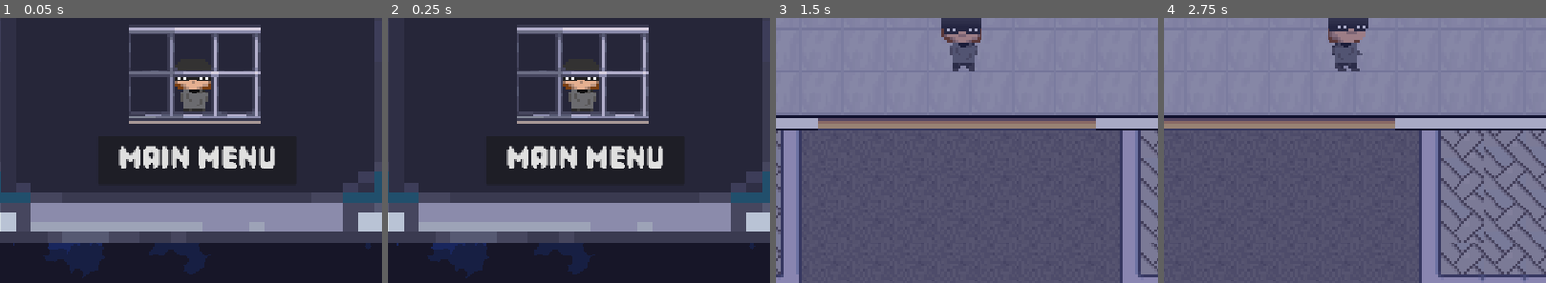
Above: before the commit, frames 1-4 (left to right).
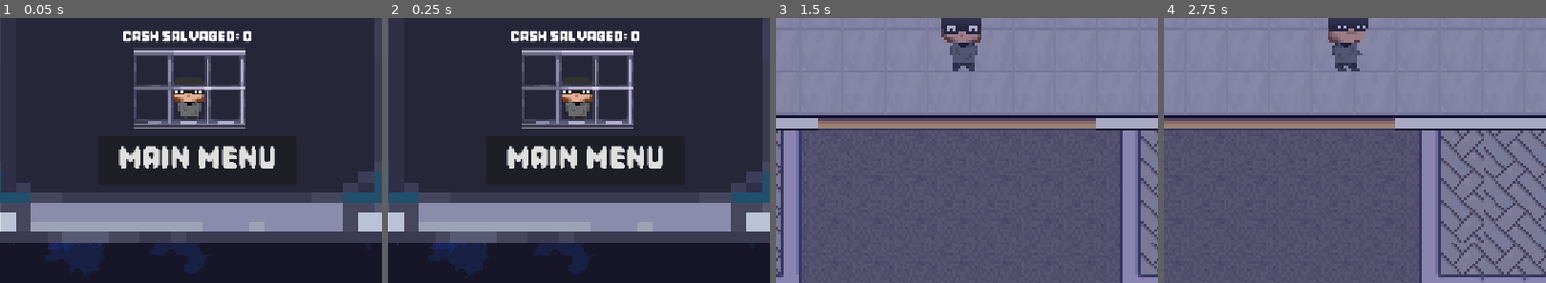
Above: after the commit, the same moments.

Repository: JaviMtz02/SeniorProject2025
Game: Godot game, scene res://Scenes/Menus/lose_screen.tscn
Two runs of this game, one before a commit and one after it. Both use one fixed random seed, a clock stepped at 60 frames per second and the inputs below. This scene is started directly instead of the project's main scene.
Inputs (mouse positions are % of the whole screen's width and height, from its top left):
- Up to frame 1 (0.05 s): no input
- Up to frame 2 (0.25 s): no input
- Up to frame 3 (1.5 s): click "Main Menu" at 0.5 s; click "Museum" at 1.25 s
- Up to frame 4 (2.75 s): tap Enter at 2 s; move the mouse to (72, 45) at 2.02 s; hold Right (right) from 2.03 s (still down); hold M (open_minigame) from 2.03 s (still down); click (72, 45) at 2.17 s
The pictures show only the part of the screen within x 26-76%, y 47-97%; the shares and areas given below are measured in that part.

The runs differ from the first frame. In frame 1, 7.2% of the frame differs, in the area x 32-69%, y 3-42%; in frame 2, 7.2%; in frame 3, less than 0.1%; in frame 4, nothing differs.

Commit message:
Added Lab level Music and connected win/lose screens to lab level

Diff:
--- a/Scenes/Burglar/burglar.gd
+++ b/Scenes/Burglar/burglar.gd
@@ -29,6 +29,10 @@
 var in_minigame: bool = false
 var minigames_won: int = 0
 
+signal time_warning
+signal out_of_time
+signal level_complete
+
 func _ready() -> void:
 	# Disables the UI and input process for players that aren't yourself
 	if MultiplayerManager.is_multiplayer() and int(name) != multiplayer.get_unique_id():
@@ -43,6 +47,8 @@
 		var level_data = level_node.get_level_data()
 		time_minutes = level_data["time_minutes"]
 		time_seconds = level_data["time_seconds"]
+	if level_node.has_method("connect_signals"):
+		level_node.connect_signals(self)
 
 
 	# Dynamically add bag capacity and adds condition for when no bag is equipped
@@ -83,6 +89,7 @@
 		try_pick_up_loot(curr_loot)
 
 	if event.is_action_pressed("open_minigame") and curr_minigame != null and  in_minigame == false:
+		$SFX/FootSteps.stop() # footsteps sound stops regardless of current burglar state
 		if curr_minigame.first_time:
 			curr_minigame.open_minigame()
 			curr_minigame.minigame_won.connect(_on_minigame_won)
@@ -135,7 +142,12 @@
 		else:
 			time_label.text = str(time_minutes) + ":" + str(time_seconds)
 
-		if time_minutes == 0 and time_seconds == 0:
+		if time_minutes == 0 and time_seconds == 59:
+			time_label.add_theme_color_override("font_color", Color(1.0, 0.4, 0.4))
+			time_warning.emit()
+		if time_minutes <= 0 and time_seconds <= 0:
+			$AnimatedSprite2D.play("throw_front")
+			out_of_time.emit()
 			timer.stop()
 		## When timer ends, screen that shows stats will come out
 
--- a/Scenes/Burglar/burglar.tscn
+++ b/Scenes/Burglar/burglar.tscn
@@ -166,22 +166,22 @@
 "speed": 3.0
 }]
 
-[sub_resource type="AtlasTexture" id="AtlasTexture_7xkt7"]
+[sub_resource type="AtlasTexture" id="AtlasTexture_2seoc"]
 atlas = ExtResource("9_5r1v8")
-region = Rect2(16, 0, 16, 16)
-
-[sub_resource type="AtlasTexture" id="AtlasTexture_gwu2x"]
+region = Rect2(16, 0, 16, 21)
+
+[sub_resource type="AtlasTexture" id="AtlasTexture_7o3va"]
 atlas = ExtResource("9_5r1v8")
-region = Rect2(0, 0, 16, 16)
+region = Rect2(0, 0, 16, 21)
 
 [sub_resource type="SpriteFrames" id="SpriteFrames_q8sf3"]
 animations = [{
 "frames": [{
 "duration": 1.0,
-"texture": SubResource("AtlasTexture_7xkt7")
-}, {
-"duration": 1.0,
-"texture": SubResource("AtlasTexture_gwu2x")
+"texture": SubResource("AtlasTexture_2seoc")
+}, {
+"duration": 1.0,
+"texture": SubResource("AtlasTexture_7o3va")
 }],
 "loop": true,
 "name": &"default",
@@ -224,7 +224,7 @@
 
 [node name="AnimatedSprite2D" type="AnimatedSprite2D" parent="."]
 sprite_frames = SubResource("SpriteFrames_ng3gl")
-animation = &"forward"
+animation = &"throw_front"
 
 [node name="CollisionShape2D" type="CollisionShape2D" parent="."]
 position = Vector2(1, 2.5)
@@ -308,8 +308,9 @@
 frame_progress = 0.388927
 
 [node name="MinigameButton" type="AnimatedSprite2D" parent="Camera2D/Control"]
-position = Vector2(146, 182)
+position = Vector2(145, 177)
 sprite_frames = SubResource("SpriteFrames_q8sf3")
+autoplay = "default"
 
 [node name="StateMachine" type="Node" parent="." node_paths=PackedStringArray("initial_node_state")]
 script = ExtResource("2_umsxp")
--- a/Scenes/Lab Level/Blue Guard/blue_guard.tscn
+++ b/Scenes/Lab Level/Blue Guard/blue_guard.tscn
@@ -11,6 +11,8 @@
 [ext_resource type="Script" uid="uid://dr5aesj4sfq0g" path="res://Scenes/Lab Level/Blue Guard/follow_burglar_state.gd" id="6_26kga"]
 [ext_resource type="Script" uid="uid://4tm3l0hm87sm" path="res://Scenes/Lab Level/Blue Guard/hurt_state.gd" id="9_6d3f3"]
 [ext_resource type="Script" uid="uid://fqhxs1n6c6uj" path="res://Scenes/Lab Level/Blue Guard/dead_state.gd" id="10_hdx4m"]
+[ext_resource type="AudioStream" uid="uid://csp6tl54g210e" path="res://Sounds/hurt_5.mp3" id="12_5x7en"]
+[ext_resource type="AudioStream" uid="uid://b0hwfkbo52u6c" path="res://Sounds/enemy_dying.wav" id="12_ojb6t"]
 
 [sub_resource type="AtlasTexture" id="AtlasTexture_x3umv"]
 atlas = ExtResource("1_keeug")
@@ -327,4 +329,12 @@
 [node name="CollisionShape2D" type="CollisionShape2D" parent="DetectionRadius"]
 shape = SubResource("CircleShape2D_rqmrt")
 
+[node name="SFX" type="Node" parent="."]
+
+[node name="Dead" type="AudioStreamPlayer2D" parent="SFX"]
+stream = ExtResource("12_ojb6t")
+
+[node name="Hurt" type="AudioStreamPlayer2D" parent="SFX"]
+stream = ExtResource("12_5x7en")
+
 [connection signal="body_entered" from="DetectionRadius" to="StateMachine/Walk" method="_on_detection_radius_body_entered"]
--- a/Scenes/Lab Level/Blue Guard/dead_state.gd
+++ b/Scenes/Lab Level/Blue Guard/dead_state.gd
@@ -14,6 +14,7 @@
 	pass
 
 func _on_enter() -> void:
+	$"../../SFX/Dead".play()
 	guard.velocity = Vector2.ZERO
 	guard.move_and_slide()
 	# play some dying sound here
--- a/Scenes/Lab Level/Blue Guard/hurt_state.gd
+++ b/Scenes/Lab Level/Blue Guard/hurt_state.gd
@@ -49,6 +49,7 @@
 			anim.play("hurt_back")
 
 func _on_exit() -> void:
+	$"../../SFX/Hurt".play()
 	hurt_state_timer.stop()
 	nav_agent.avoidance_enabled = true
 	#anim.stop()
--- a/Scenes/Lab Level/Green Guard/dead_state.gd
+++ b/Scenes/Lab Level/Green Guard/dead_state.gd
@@ -17,6 +17,7 @@
 	pass
 
 func _on_enter() -> void:
+	$"../../SFX/Dead".play()
 	green_guard.velocity = Vector2.ZERO
 	green_guard.move_and_slide()
 	# play some dying sound here
--- a/Scenes/Lab Level/Green Guard/green_guard.tscn
+++ b/Scenes/Lab Level/Green Guard/green_guard.tscn
@@ -12,6 +12,8 @@
 [ext_resource type="PackedScene" uid="uid://ddyh75u8l8fm5" path="res://Scenes/Weapons/green_beaker_hit_box.tscn" id="7_c2dee"]
 [ext_resource type="Script" uid="uid://mcmyp4c28b70" path="res://Scenes/Lab Level/Green Guard/hurt_state.gd" id="9_6uvia"]
 [ext_resource type="Script" uid="uid://d3mdm4qw4241l" path="res://Scenes/Lab Level/Green Guard/dead_state.gd" id="11_qrf3r"]
+[ext_resource type="AudioStream" uid="uid://dfwhfw4bdsjyr" path="res://Sounds/hurt_3.mp3" id="13_hsu20"]
+[ext_resource type="AudioStream" uid="uid://b0hwfkbo52u6c" path="res://Sounds/enemy_dying.wav" id="14_bcl7g"]
 
 [sub_resource type="AtlasTexture" id="AtlasTexture_41mn3"]
 atlas = ExtResource("1_xsboy")
@@ -317,4 +319,13 @@
 [node name="CollisionShape2D" type="CollisionShape2D" parent="DetectorRadius"]
 shape = SubResource("CircleShape2D_hy8ib")
 
+[node name="SFX" type="Node" parent="."]
+
+[node name="Hurt" type="AudioStreamPlayer2D" parent="SFX"]
+stream = ExtResource("13_hsu20")
+
+[node name="Dead" type="AudioStreamPlayer2D" parent="SFX"]
+stream = ExtResource("14_bcl7g")
+bus = &"SFX_normal"
+
 [connection signal="body_entered" from="DetectorRadius" to="StateMachine/Walk" method="_on_detector_radius_body_entered"]
--- a/Scenes/Lab Level/Green Guard/hurt_state.gd
+++ b/Scenes/Lab Level/Green Guard/hurt_state.gd
@@ -28,6 +28,7 @@
 		transition.emit("Walk")
 
 func _on_enter() -> void:
+	$"../../SFX/Hurt".play()
 	var direction = get_parent().last_direction
 	green_guard.velocity = Vector2.ZERO
 	green_guard.move_and_slide()
--- a/Scenes/Lab Level/Interactables/portal.tscn
+++ b/Scenes/Lab Level/Interactables/portal.tscn
@@ -174,7 +174,9 @@
 radius = 6.0
 height = 42.0
 
-[node name="Portal" type="Area2D" node_paths=PackedStringArray("portal", "anim")]
+[node name="Portal" type="Area2D" node_paths=PackedStringArray("portal", "anim") groups=["winning_items"]]
+collision_layer = 18
+collision_mask = 18
 script = ExtResource("1_ea4go")
 portal = NodePath(".")
 anim = NodePath("AnimatedSprite2D")
--- a/Scenes/Lab Level/Lab Guard/lab_guard.tscn
+++ b/Scenes/Lab Level/Lab Guard/lab_guard.tscn
@@ -337,9 +337,6 @@
 stream = ExtResource("14_vvcjb")
 bus = &"SFX_normal"
 
-[node name="Angry" type="AudioStreamPlayer2D" parent="SFX"]
-bus = &"SFX_normal"
-
 [node name="DetectionRadius" type="Area2D" parent="."]
 
 [node name="CollisionShape2D" type="CollisionShape2D" parent="DetectionRadius"]
--- a/Scenes/Lab Level/Lab Scripts/portal.gd
+++ b/Scenes/Lab Level/Lab Scripts/portal.gd
@@ -4,7 +4,7 @@
 @export var anim: AnimatedSprite2D
 @export var orb: Area2D
 
-@onready var burglar: CharacterBody2D = get_tree().get_first_node_in_group("Burglar")
+signal level_complete
 
 func _ready() -> void:
 	orb.connect("open_portal", Callable(self, "_on_portal_opened"))
@@ -13,11 +13,10 @@
 
 
 func _on_body_entered(body: Node2D) -> void:
-	if body == burglar:
-		print("YOU WIN")
+	if body.is_in_group("Burglar"):
+		level_complete.emit()
 
 func _on_portal_opened() -> void:
-	print("i am open!")
 	portal.show()
 	anim.play("portal_opening")
 	await anim.animation_finished
--- a/Scenes/Lab Level/Red Guard/dead_state.gd
+++ b/Scenes/Lab Level/Red Guard/dead_state.gd
@@ -14,6 +14,7 @@
 	pass
 
 func _on_enter() -> void:
+	$"../../SFX/Dead".play()
 	guard.velocity = Vector2.ZERO
 	guard.move_and_slide()
 	# play some dying sound here
--- a/Scenes/Lab Level/Red Guard/red_guard.tscn
+++ b/Scenes/Lab Level/Red Guard/red_guard.tscn
@@ -10,6 +10,8 @@
 [ext_resource type="Script" uid="uid://d4ctiiaw8p7hx" path="res://Scenes/Lab Level/Red Guard/follow_burglar_state.gd" id="6_xg3yt"]
 [ext_resource type="Script" uid="uid://baukx5s33l22h" path="res://Scenes/Lab Level/Red Guard/dead_state.gd" id="8_1qavp"]
 [ext_resource type="Texture2D" uid="uid://kawayol40m2s" path="res://Assets/Sprites/UI/knife.png" id="8_dvggu"]
+[ext_resource type="AudioStream" uid="uid://b7h2vrfp5us08" path="res://Sounds/hurt_4.mp3" id="11_kmtw6"]
+[ext_resource type="AudioStream" uid="uid://b0hwfkbo52u6c" path="res://Sounds/enemy_dying.wav" id="12_epum4"]
 
 [sub_resource type="AtlasTexture" id="AtlasTexture_fiujg"]
 atlas = ExtResource("1_aejxo")
@@ -280,4 +282,14 @@
 [node name="CollisionShape2D" type="CollisionShape2D" parent="DetectionRadius"]
 shape = SubResource("CircleShape2D_2cwqu")
 
+[node name="SFX" type="Node" parent="."]
+
+[node name="Hurt" type="AudioStreamPlayer2D" parent="SFX"]
+stream = ExtResource("11_kmtw6")
+bus = &"SFX_normal"
+
+[node name="Dead" type="AudioStreamPlayer2D" parent="SFX"]
+stream = ExtResource("12_epum4")
+bus = &"SFX_normal"
+
 [connection signal="body_entered" from="DetectionRadius" to="StateMachine/Walk" method="_on_detection_radius_body_entered"]
--- a/Scenes/Lab Level/Red Guard/walk_state.gd
+++ b/Scenes/Lab Level/Red Guard/walk_state.gd
@@ -111,7 +111,8 @@
 		red_guard.take_damage(damage_val)
 		emote.show()
 		max_speed += 3
-		# add some sound here with an await, after that the emote goes away
+		$"../../SFX/Hurt".play()
+		await $"../../SFX/Hurt".finished
 		emote.hide()
 
 func _on_detection_radius_body_entered(body: Node2D) -> void:
--- a/Scenes/Lab Level/lab.gd
+++ b/Scenes/Lab Level/lab.gd
@@ -2,11 +2,17 @@
 
 @onready var loot: Node = $Loot
 @onready var coins: Node = $Coins
+@onready var portal: Area2D = $Portal
+
+const WIN_SCREEN: String = "res://Scenes/Menus/EndScreen.tscn"
+const LOSE_SCREEN: String = "res://Scenes/Menus/lose_screen.tscn"
 
 var max_loot: int = 0
 var total_value: int = 0
 var loot_obtained = 0
 var minigames_won = 0 # Used to add up the amount of minigames won
+var collected_all_loot: bool = false
+var won_all_minigames: bool = false
 
 @export var level_time_seconds = 59
 @export var level_time_minutes = 1
@@ -15,6 +21,8 @@
 func _ready() -> void:
 	# This gets the amount of scenens in the loot and coins node, this will be useful for
 	# the achievement system that I (Javi) want to incorporate
+	$Sounds/LevelMusic.play()
+	portal.level_complete.connect(on_level_complete)
 	max_loot = loot.get_children().size() + coins.get_children().size()
 
 func get_level_data() -> Dictionary:
@@ -22,6 +30,30 @@
 		"time_minutes" : level_time_minutes,
 		"time_seconds" : level_time_seconds
 	}
+
+func connect_signals(player) -> void:
+	player.time_warning.connect(on_time_warning)
+	player.out_of_time.connect(on_out_of_time)
+
 func deposit_loot(value: int, loot_amount: int) -> void:
 	total_value += value
 	loot_obtained += loot_amount
+
+func on_time_warning() -> void:
+	$Sounds/TimeWarning.play()
+	$Sounds/LevelMusic.pitch_scale = 1.5
+
+func on_out_of_time() -> void:
+	GameManager.get_level_data(total_value, loot_obtained, false, false)
+	$Sounds/LevelMusic.stop()
+	$Sounds/LevelFailed.play()
+	await $Sounds/LevelFailed.finished
+	get_tree().change_scene_to_file(LOSE_SCREEN)
+
+func on_level_complete() -> void:
+	if minigames_won == 7:
+		won_all_minigames = true
+	if loot_obtained == max_loot:
+		collected_all_loot = true
+	GameManager.get_level_data(total_value, loot_obtained, collected_all_loot, won_all_minigames)
+	get_tree().change_scene_to_file(WIN_SCREEN)
--- a/Scenes/Menus/lose_screen.tscn
+++ b/Scenes/Menus/lose_screen.tscn
@@ -103,12 +103,19 @@
 text = "Maybe you should've tried harder"
 horizontal_alignment = 1
 
+[node name="Label3" type="Label" parent="ScreenLayout/Control/VBoxContainer"]
+layout_mode = 2
+theme_override_fonts/font = ExtResource("6_fk1br")
+theme_override_font_sizes/font_size = 32
+text = "Cash Salvaged: 0"
+horizontal_alignment = 1
+
 [node name="TextureRect2" type="TextureRect" parent="ScreenLayout/Control"]
 layout_mode = 2
-offset_left = 492.0
-offset_top = 373.0
-offset_right = 690.0
-offset_bottom = 551.0
+offset_left = 499.0
+offset_top = 410.0
+offset_right = 668.0
+offset_bottom = 557.0
 texture = ExtResource("7_r1mx7")
 
 [node name="Button" type="Button" parent="ScreenLayout/Control"]
--- a/Scripts/lose_screen.gd
+++ b/Scripts/lose_screen.gd
@@ -5,9 +5,11 @@
 @onready var camera: Camera2D = $Camera2D
 @export var msgs: Array[String]
 @onready var msg: Label = $ScreenLayout/Control/VBoxContainer/Label2
+@onready var cash_salvaged_label: Label = $ScreenLayout/Control/VBoxContainer/Label3
 
 func _ready() -> void:
 	var index = randi() % msgs.size()
+	cash_salvaged_label.text = "Cash Salvaged: " + str(GameManager.curr_level_cash)
 	msg.text = msgs[index]
 
 func _process(_delta: float) -> void:
@@ -15,4 +17,5 @@
 
 
 func _on_button_pressed() -> void:
+	GameManager.reset_level_data()
 	get_tree().call_deferred(&"change_scene_to_packed", preload(LEVEL_SELECT))
--- a/default_bus_layout.tres
+++ b/default_bus_layout.tres
@@ -1,6 +1,7 @@
 [gd_resource type="AudioBusLayout" format=3 uid="uid://c3ddremyk7q3v"]
 
 [resource]
+bus/0/volume_db = 5.4245
 bus/1/name = &"Music"
 bus/1/solo = false
 bus/1/mute = false
@@ -11,7 +12,7 @@
 bus/2/solo = false
 bus/2/mute = false
 bus/2/bypass_fx = false
-bus/2/volume_db = 0.0
+bus/2/volume_db = -4.25003
 bus/2/send = &"Master"
 bus/3/name = &"Ambience"
 bus/3/solo = false
--- a/project.godot
+++ b/project.godot
@@ -52,6 +52,7 @@
 deposit_doors=""
 time_adders=""
 mob_near=""
+winning_items=""
 
 [input]
 
Binary file changed: Assets/Sprites/UI/minigame_button.png
Not shown: 1 places in Scenes/Lab Level/Blue Guard/blue_guard.tscn that only renumber resources
Not shown: 1 places in Scenes/Lab Level/Green Guard/green_guard.tscn that only renumber resources
Not shown: 1 places in Scenes/Lab Level/Red Guard/red_guard.tscn that only renumber resources
Not shown, changed: Scenes/Lab Level/lab_level.tscn
Not shown, added: Sounds/ambience_1.wav.import
Not shown, added: Sounds/hurt_3.mp3.import
Not shown, added: Sounds/hurt_4.mp3.import
Not shown, added: Sounds/hurt_5.mp3.import
Not shown, added: Sounds/lab_level_music.mp3.import
Not shown, added: Sounds/time_warning.wav.import
Not shown, added: Sounds/ambience_1.wav
(and 5 more such lines)
